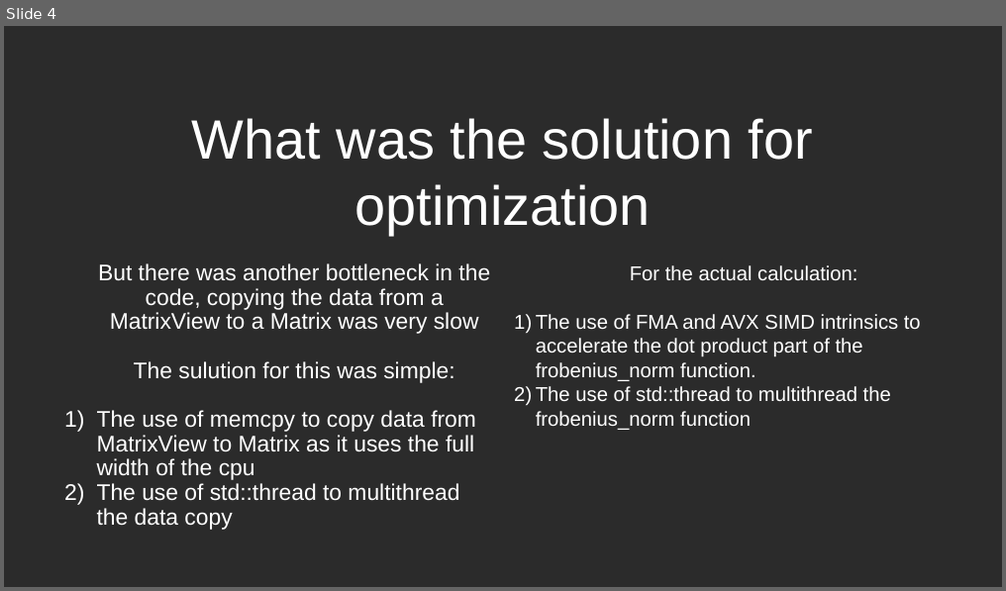
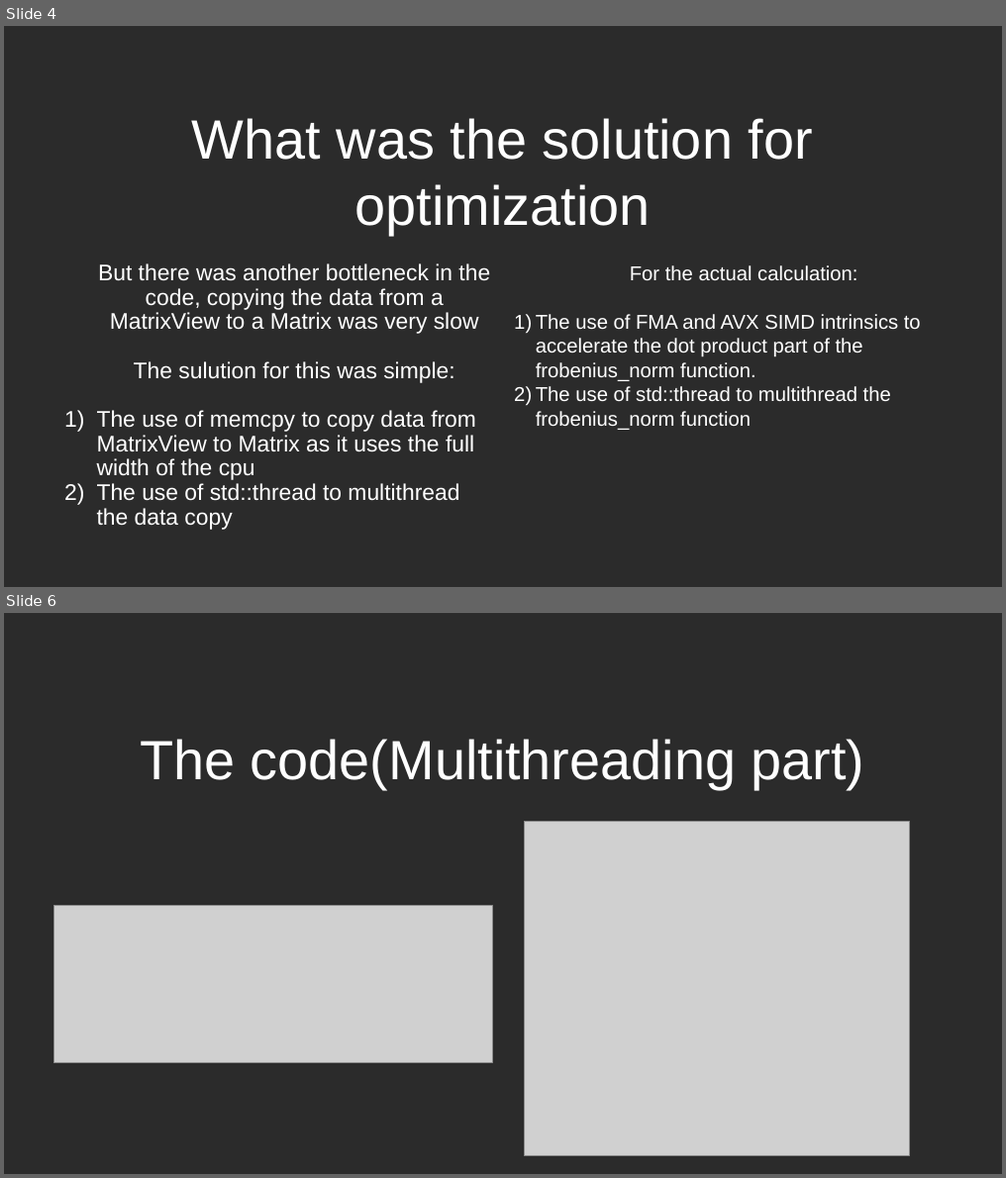
Before and after one commit to MajidAbdelilah/um6p_project_showcase, a slide deck: um6p_showcase.odp. Shown one above the other, each under a label of ours: slide 4 before the commit, slides 4 and 6 after it; the slides between them are not shown. The pictures are 1006x591 and 1006x1178 pixels, drawn with LibreOffice and Linux fonts; fonts in the diff are those of the drawing; grey boxes stand for pictures; background and template pictures are left out; a plain dark background stands for a picture behind light text. Boxes give left, top, right and bottom in pixels: in the first picture for what was removed or moved away, otherwise in the second. Text is boxed around its words. In the diff, an @@ line names an element or a change of style, - is before the commit and + after.

```diff
--- a/um6p_showcase.odp
+++ b/um6p_showcase.odp
@@ slide 6 added at (x1=4, y1=613, x2=1002, y2=1174), background picture (left out) @@
@@ title added at (x1=140, y1=739, x2=865, y2=789), 44 pt, text #FFFFFF @@
+The code(Multithreading part)
@@ picture added at (x1=525, y1=821, x2=910, y2=1157) @@
@@ picture added at (x1=54, y1=905, x2=492, y2=1063) @@
```
Also in this commit, not shown: 2 slides changed, 3 other slides added, 1 other file.
